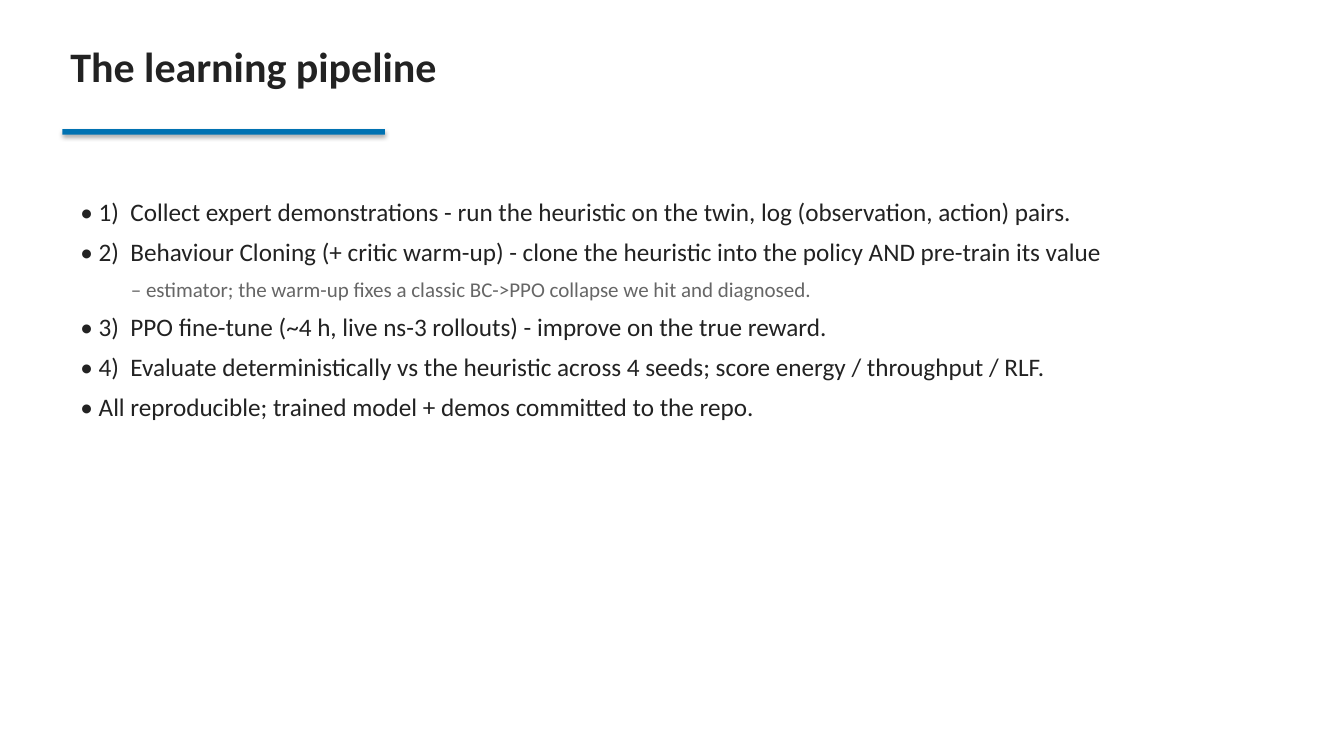
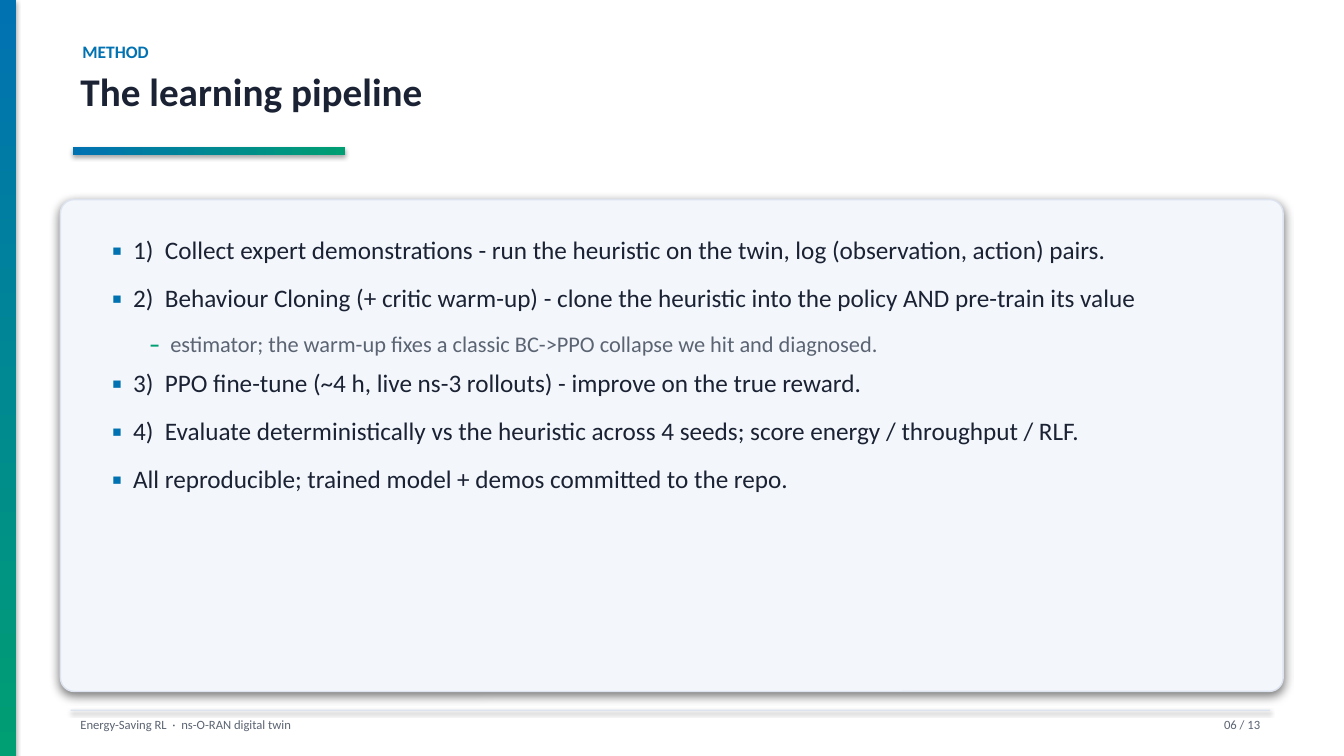
Before and after one commit to SergeantCooper/ns-o-ran-gym, a slide deck: slide 6 of energy_saving_RL_project.pptx. Drawn at 1344x756 pixels with LibreOffice and Linux fonts; fonts in the diff are those of the drawing. Boxes give left, top, right and bottom in pixels: in the first picture for what was removed or moved away, otherwise in the second. Text is boxed around its words. In the diff, an @@ line names an element or a change of style, - is before the commit and + after.

Commit message:
deck: redesign build_ppt.py with a cohesive visual theme
Adds a design system to the presentation (content/numbers unchanged):
- navy gradient title with capability pills + accent band
- per-slide section kickers, gradient underline, left accent strip, footer + page numbers
- content on soft-shadowed panels; colour-coded bullet markers
- figures mounted on shadowed cards, box-fit to the slide (fixes overflow)

```diff
--- a/energy_saving_RL_project.pptx
+++ b/energy_saving_RL_project.pptx
@@ rectangle added at <box>0,0,16,756</box>, fill gradient #0072B2 to #009E73 @@
@@ text added at <box>82,46,148,58</box>, 12.5 pt, text #0072B2, bold @@
+METHOD
@@ text "The learning pipeline": place and size @@
-text "The learning pipeline" at <box>70,52,437,89</box>
+text "The learning pipeline" at <box>80,78,422,113</box>
@@ text "The learning pipeline" at <box>80,78,422,113</box>: size 30 to 28 pt, text colour #222222 to #1A2233 @@
@@ rectangle: place and size @@
-rectangle at <box>63,129,385,135</box>
+rectangle at <box>73,147,345,154</box>
@@ rectangle at <box>73,147,345,154</box>: fill #0072B2 to gradient #0072B2 to #009E73 @@
@@ rounded rectangle added at <box>60,200,1284,692</box>, fill #F3F6FB, outline #DDE4F0 1 pt @@
@@ text "▪ 1) Collect expert demonstrations ...": place and size @@
-text "▪ 1) Collect expert demonstrations ..." at <box>99,202,1101,420</box>
+text "▪ 1) Collect expert demonstrations ..." at <box>133,240,1135,492</box>
@@ text at <box>133,240,1135,312</box>: text changed; text colour #222222 to #1A2233 @@
-• 1) Collect expert demonstrations - run the heuristic on the twin, log (observation, action) pairs.
-• 2) Behaviour Cloning (+ critic warm-up) - clone the heuristic into the policy AND pre-train its value
+▪ 1) Collect expert demonstrations - run the heuristic on the twin, log (observation, action) pairs.
+▪ 2) Behaviour Cloning (+ critic warm-up) - clone the heuristic into the policy AND pre-train its value
@@ text at <box>170,336,878,356</box>: size 15 to 16 pt in "– estimator; the warm-up fixes a classic ..."; text colour #666666 to #009E73, bold on in "–"; text colour #666666 to #5B6472 in "estimator; the warm-up fixes a classic BC->PPO ..."; list level 2 to 1 in "– estimator; the warm-up fixes ..."; line spacing 1 to 1.12 @@
@@ text at <box>133,374,1079,492</box>: text changed; text colour #222222 to #1A2233 @@
-• 3) PPO fine-tune (~4 h, live ns-3 rollouts) - improve on the true reward.
-• 4) Evaluate deterministically vs the heuristic across 4 seeds; score energy / throughput / RLF.
-• All reproducible; trained model + demos committed to the repo.
+▪ 3) PPO fine-tune (~4 h, live ns-3 rollouts) - improve on the true reward.
+▪ 4) Evaluate deterministically vs the heuristic across 4 seeds; score energy / throughput / RLF.
+▪ All reproducible; trained model + demos committed to the repo.
@@ rectangle added at <box>71,710,1270,711</box>, fill #DDE4F0 @@
@@ text added at <box>80,720,291,731</box>, 9 pt, text #5B6472 @@
+Energy-Saving RL · ns-O-RAN digital twin
@@ text added at <box>1224,720,1260,729</box>, 9 pt, text #5B6472 @@
+06 / 13
```
Also in this commit, not shown: 12 other slides changed, 1 other file.
